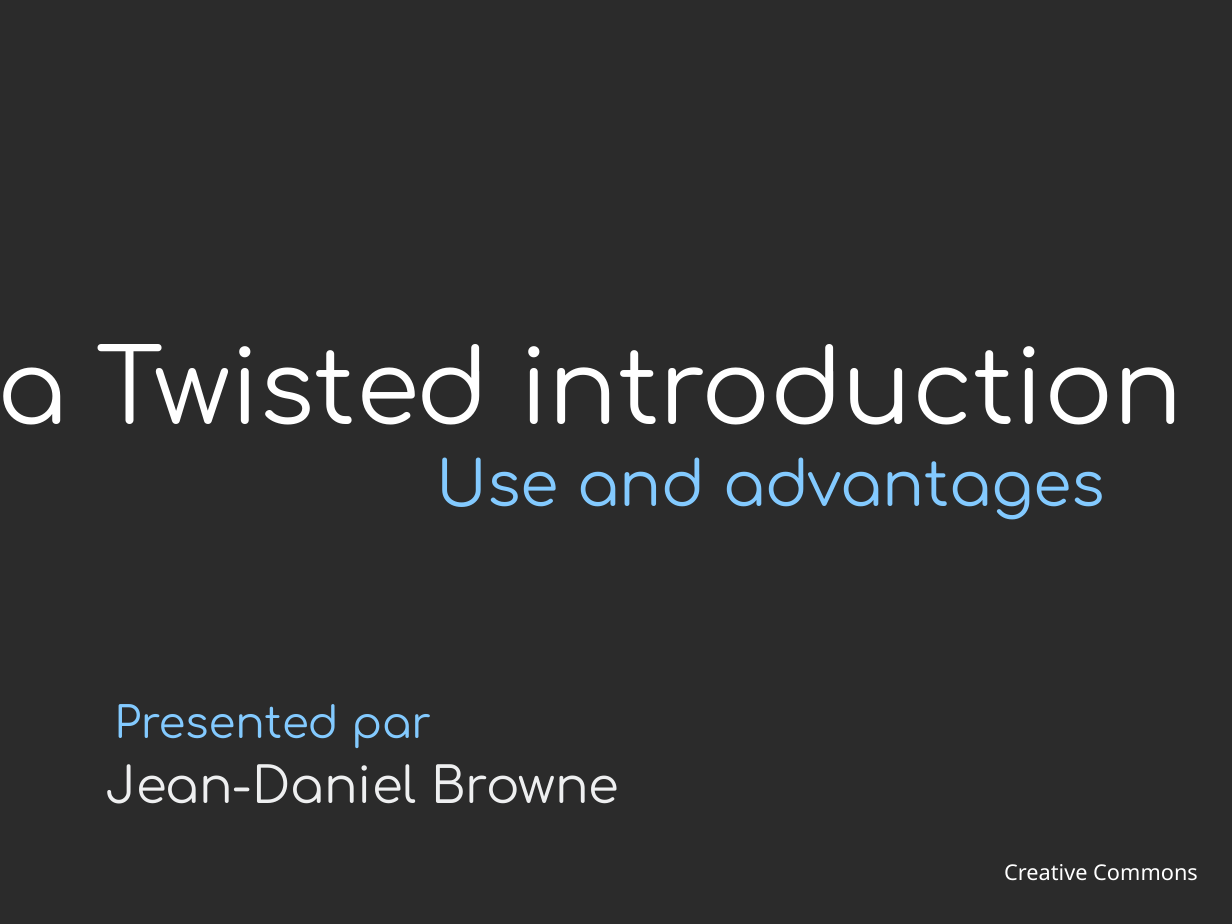
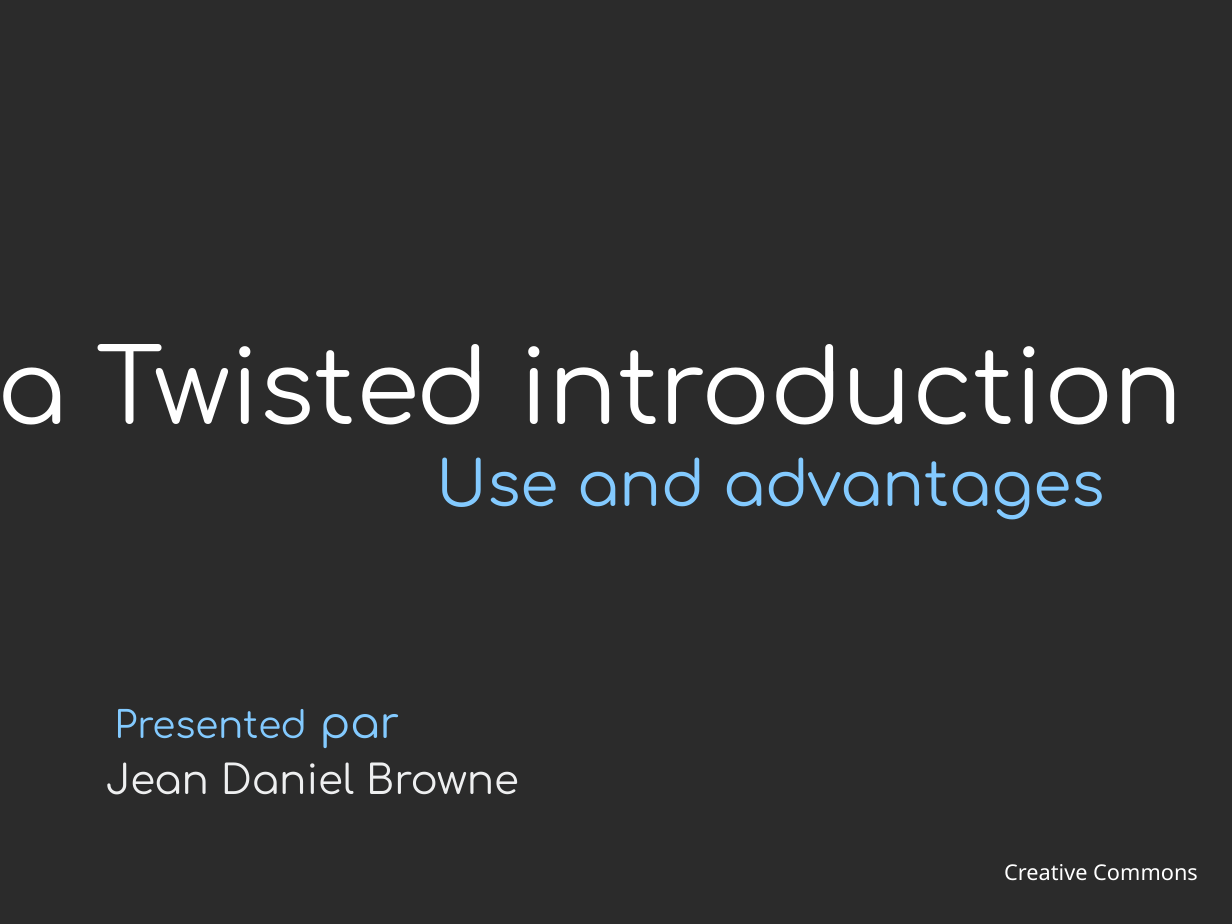
Before and after one commit to jdb/jdb.github.com, a slide deck: slide 1 of imap_idle/presentation/twisted-intro.odp. Drawn at 1232x924 pixels with LibreOffice and Linux fonts; fonts in the diff are those of the drawing; background and template pictures are left out; a plain dark background stands for a picture behind light text. Boxes give left, top, right and bottom in pixels: in the first picture for what was removed or moved away, otherwise in the second. Text is boxed around its words. In the diff, an @@ line names an element or a change of style, - is before the commit and + after.

```diff
--- a/imap_idle/presentation/twisted-intro.odp
+++ b/imap_idle/presentation/twisted-intro.odp
@@ text "Presented par" at (x1=114, y1=709, x2=400, y2=748): size 28 to 24 pt in "Presented" @@
@@ text at (x1=106, y1=762, x2=519, y2=795): text changed; size 32 to 26 pt @@
-Jean-Daniel Browne
+Jean Daniel Browne
```
Also in this commit, not shown: 2 other slides changed.
